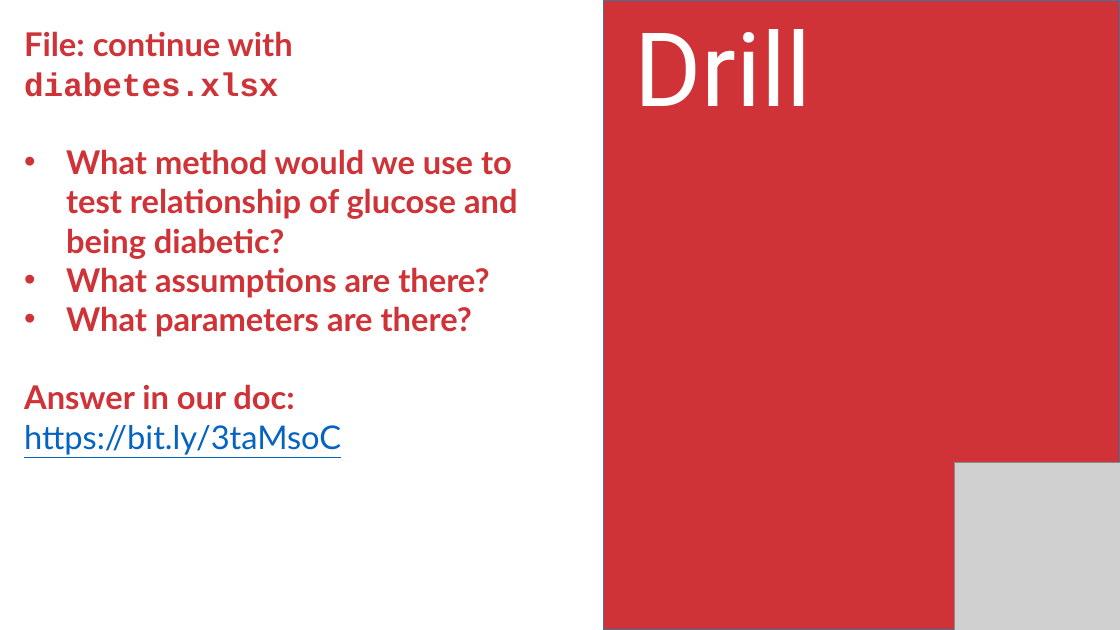
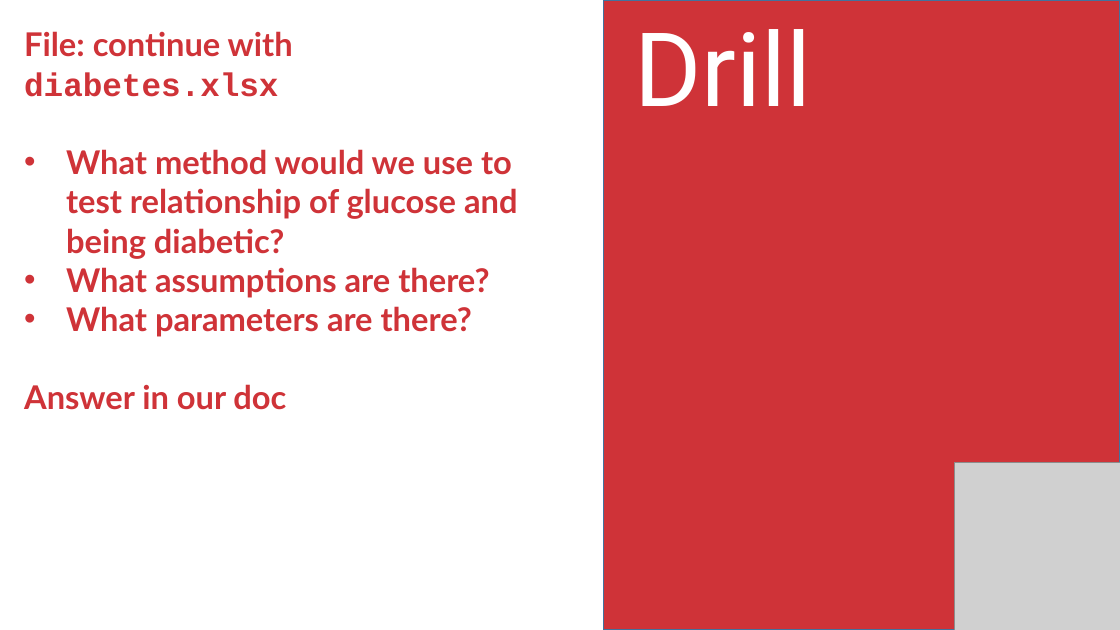
Before and after one commit to stringfestdata/aina-foundations-of-analytics, a slide deck: slide 33 of aina-foundations-of-analytics.pptx (slide 29 before the commit). Drawn at 1120x630 pixels with LibreOffice and Linux fonts; fonts in the diff are those of the drawing; grey boxes stand for pictures. Boxes give left, top, right and bottom in pixels: in the first picture for what was removed or moved away, otherwise in the second. Text is boxed around its words. In the diff, an @@ line names an element or a change of style, - is before the commit and + after.

```diff
--- a/aina-foundations-of-analytics.pptx
+++ b/aina-foundations-of-analytics.pptx
@@ text at (x1=24, y1=384, x2=286, y2=410): text changed; text colour #0563C1 to #CF3338; bold on @@
-Answer in our doc: https://bit.ly/3taMsoC
+Answer in our doc
```
Also in this commit, not shown: 8 other slides changed, 4 slides added, 2 other files.
